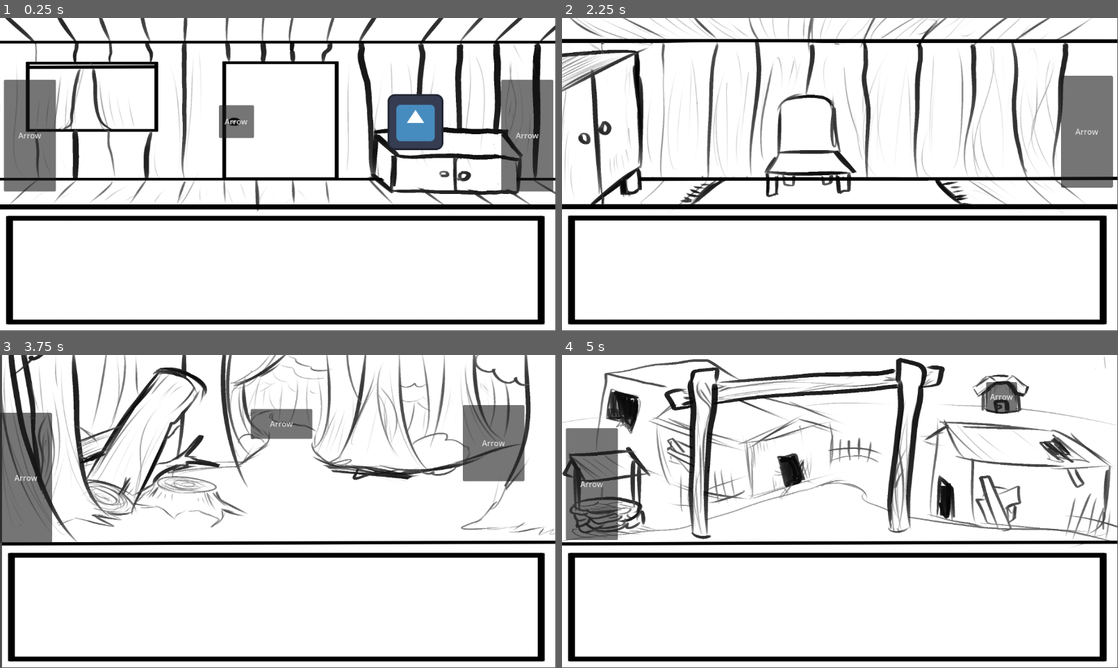
Above: before the commit, frames 1-4 (two rows, left to right).
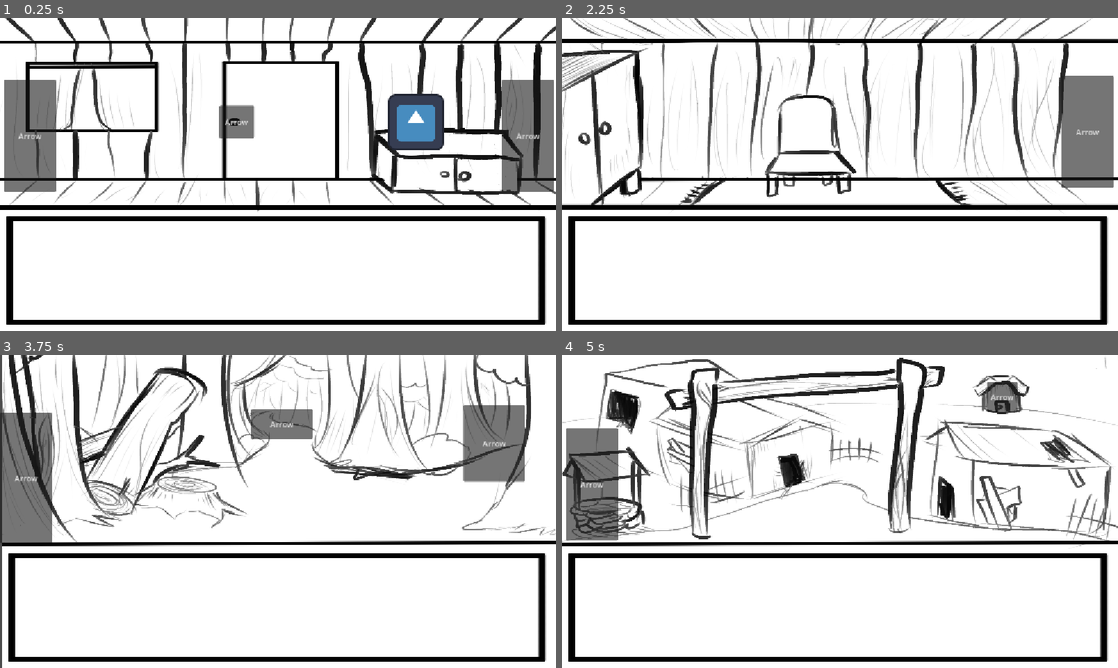
Above: after the commit, the same moments.

Repository: GinoFrappicino/BreakTheCycle
Game: Godot game, scene res://main.tscn
Two runs of this game, one before a commit and one after it. Both use one fixed random seed, a clock stepped at 60 frames per second and the inputs below. The engine's default icon, where the game draws it, is replaced by a stand-in: a white triangle on a blue panel in a dark square.
Inputs:
- Up to frame 1 (0.25 s): no input
- Up to frame 2 (2.25 s): click "Arrow" at 0.5 s; click "Arrow" at 1.25 s; click "Arrow" at 2 s
- Up to frame 3 (3.75 s): click "Arrow" at 2.75 s; click "Arrow" at 3.5 s
- Up to frame 4 (5 s): click "Arrow" at 4.25 s
The window is 799x449 before the commit and 800x450 after it. Grey fills any space a smaller window leaves; there, only what the larger window draws over its background counts as a difference.

The runs differ from the first frame. In frame 1, 6.0% of the frame differs, in the area x 0-100%, y 0-98%; in frame 2, 6.6%; in frame 3, 6.8%; in frame 4, 7.5%.

Commit message:
Added Main_menu

Diff:
--- /dev/null
+++ b/main_menu.tscn
@@ -0,0 +1,257 @@
+[gd_scene load_steps=8 format=3 uid="uid://bux2tb3i67vwr"]
+
+[sub_resource type="StyleBoxTexture" id="StyleBoxTexture_7vrkn"]
+modulate_color = Color(0.5092862, 0.5092861, 0.5092864, 1)
+
+[sub_resource type="StyleBoxFlat" id="StyleBoxFlat_06t4h"]
+bg_color = Color(0.96035105, 0.96035105, 0.96035093, 1)
+corner_radius_top_left = 16
+corner_radius_top_right = 16
+corner_radius_bottom_right = 16
+corner_radius_bottom_left = 16
+
+[sub_resource type="StyleBoxFlat" id="StyleBoxFlat_7vrkn"]
+bg_color = Color(0.30805495, 0.34340638, 0.32260716, 1)
+corner_radius_top_left = 16
+corner_radius_top_right = 16
+corner_radius_bottom_right = 16
+corner_radius_bottom_left = 16
+shadow_size = 5
+
+[sub_resource type="StyleBoxFlat" id="StyleBoxFlat_fu7sn"]
+bg_color = Color(0.4937678, 0.45947313, 0.4764526, 1)
+corner_radius_top_left = 16
+corner_radius_top_right = 16
+corner_radius_bottom_right = 16
+corner_radius_bottom_left = 16
+shadow_size = 5
+
+[sub_resource type="StyleBoxEmpty" id="StyleBoxEmpty_06t4h"]
+
+[sub_resource type="StyleBoxLine" id="StyleBoxLine_fu7sn"]
+color = Color(1, 1, 1, 1)
+thickness = 8
+
+[sub_resource type="StyleBoxFlat" id="StyleBoxFlat_jix8l"]
+bg_color = Color(0.32574195, 0.4238702, 0.72385114, 1)
+
+[node name="MainMenu" type="Control"]
+layout_mode = 3
+anchors_preset = 15
+anchor_right = 1.0
+anchor_bottom = 1.0
+grow_horizontal = 2
+grow_vertical = 2
+
+[node name="Background" type="Panel" parent="."]
+layout_mode = 1
+anchors_preset = 15
+anchor_right = 1.0
+anchor_bottom = 1.0
+grow_horizontal = 2
+grow_vertical = 2
+theme_override_styles/panel = SubResource("StyleBoxTexture_7vrkn")
+
+[node name="MainButtons" type="VBoxContainer" parent="."]
+visible = false
+layout_mode = 1
+anchors_preset = 8
+anchor_left = 0.5
+anchor_top = 0.5
+anchor_right = 0.5
+anchor_bottom = 0.5
+offset_left = -210.0
+offset_top = -41.0
+offset_right = 208.0
+offset_bottom = 247.0
+grow_horizontal = 2
+grow_vertical = 2
+theme_override_constants/separation = 9
+
+[node name="Button" type="Button" parent="MainButtons"]
+layout_mode = 2
+size_flags_vertical = 3
+theme_override_colors/font_color = Color(0.014275181, 0.014275239, 0.0142751895, 1)
+theme_override_colors/font_focus_color = Color(0, 0, 0, 1)
+theme_override_colors/font_pressed_color = Color(0, 0, 0, 1)
+theme_override_colors/font_hover_color = Color(0, 0, 0, 1)
+theme_override_font_sizes/font_size = 40
+theme_override_styles/normal = SubResource("StyleBoxFlat_06t4h")
+theme_override_styles/pressed = SubResource("StyleBoxFlat_7vrkn")
+theme_override_styles/hover = SubResource("StyleBoxFlat_fu7sn")
+theme_override_styles/focus = SubResource("StyleBoxEmpty_06t4h")
+text = "Start Game"
+
+[node name="Button2" type="Button" parent="MainButtons"]
+layout_mode = 2
+size_flags_vertical = 3
+theme_override_colors/font_color = Color(0.014275181, 0.014275239, 0.0142751895, 1)
+theme_override_colors/font_focus_color = Color(0, 0, 0, 1)
+theme_override_colors/font_pressed_color = Color(0, 0, 0, 1)
+theme_override_colors/font_hover_color = Color(0, 0, 0, 1)
+theme_override_font_sizes/font_size = 40
+theme_override_styles/normal = SubResource("StyleBoxFlat_06t4h")
+theme_override_styles/pressed = SubResource("StyleBoxFlat_7vrkn")
+theme_override_styles/hover = SubResource("StyleBoxFlat_fu7sn")
+theme_override_styles/focus = SubResource("StyleBoxEmpty_06t4h")
+text = "Options
+"
+
+[node name="Button3" type="Button" parent="MainButtons"]
+layout_mode = 2
+size_flags_vertical = 3
+theme_override_colors/font_color = Color(0.014275181, 0.014275239, 0.0142751895, 1)
+theme_override_colors/font_focus_color = Color(0, 0, 0, 1)
+theme_override_colors/font_pressed_color = Color(0, 0, 0, 1)
+theme_override_colors/font_hover_color = Color(0, 0, 0, 1)
+theme_override_font_sizes/font_size = 40
+theme_override_styles/normal = SubResource("StyleBoxFlat_06t4h")
+theme_override_styles/pressed = SubResource("StyleBoxFlat_7vrkn")
+theme_override_styles/hover = SubResource("StyleBoxFlat_fu7sn")
+theme_override_styles/focus = SubResource("StyleBoxEmpty_06t4h")
+text = "Exit
+"
+
+[node name="Label" type="Label" parent="."]
+layout_mode = 1
+anchors_preset = -1
+anchor_left = 0.5
+anchor_top = 0.5
+anchor_right = 0.5
+anchor_bottom = 0.5
+offset_left = -151.5
+offset_top = -198.0
+offset_right = 151.5
+offset_bottom = -133.0
+grow_horizontal = 2
+grow_vertical = 2
+theme_override_colors/font_shadow_color = Color(0, 0, 0, 0)
+theme_override_constants/shadow_offset_x = 10
+theme_override_font_sizes/font_size = 80
+text = "Lupine Eclipse"
+horizontal_alignment = 1
+vertical_alignment = 1
+
+[node name="AudioStreamPlayer" type="AudioStreamPlayer" parent="."]
+autoplay = true
+
+[node name="Options" type="Panel" parent="."]
+layout_mode = 1
+anchors_preset = 8
+anchor_left = 0.5
+anchor_top = 0.5
+anchor_right = 0.5
+anchor_bottom = 0.5
+offset_left = -282.0
+offset_top = -92.0
+offset_right = 290.0
+offset_bottom = 268.0
+grow_horizontal = 2
+grow_vertical = 2
+
+[node name="Label" type="Label" parent="Options"]
+layout_mode = 0
+offset_right = 571.0
+offset_bottom = 48.0
+theme_override_font_sizes/font_size = 32
+text = "Options"
+horizontal_alignment = 1
+vertical_alignment = 1
+
+[node name="Back" type="Button" parent="Options/Label"]
+layout_mode = 0
+offset_left = 131.0
+offset_top = 270.0
+offset_right = 457.0
+offset_bottom = 353.0
+size_flags_vertical = 3
+theme_override_colors/font_color = Color(0.014275181, 0.014275239, 0.0142751895, 1)
+theme_override_colors/font_focus_color = Color(0, 0, 0, 1)
+theme_override_colors/font_pressed_color = Color(0, 0, 0, 1)
+theme_override_colors/font_hover_color = Color(0, 0, 0, 1)
+theme_override_font_sizes/font_size = 40
+theme_override_styles/normal = SubResource("StyleBoxFlat_06t4h")
+theme_override_styles/pressed = SubResource("StyleBoxFlat_7vrkn")
+theme_override_styles/hover = SubResource("StyleBoxFlat_fu7sn")
+theme_override_styles/focus = SubResource("StyleBoxEmpty_06t4h")
+text = "Back
+"
+
+[node name="VBoxContainer" type="VBoxContainer" parent="Options"]
+layout_mode = 1
+anchors_preset = 8
+anchor_left = 0.5
+anchor_top = 0.5
+anchor_right = 0.5
+anchor_bottom = 0.5
+offset_left = -166.0
+offset_top = -156.0
+offset_right = 201.78314
+offset_bottom = 93.0
+grow_horizontal = 2
+grow_vertical = 2
+theme_override_constants/separation = 15
+
+[node name="HBoxContainer" type="HBoxContainer" parent="Options/VBoxContainer"]
+layout_mode = 2
+
+[node name="Label" type="Label" parent="Options/VBoxContainer/HBoxContainer"]
+layout_mode = 2
+text = "Music Volume
+"
+horizontal_alignment = 1
+
+[node name="AudioControl" type="HSlider" parent="Options/VBoxContainer/HBoxContainer"]
+layout_mode = 2
+size_flags_vertical = 6
+theme_override_styles/slider = SubResource("StyleBoxLine_fu7sn")
+theme_override_styles/grabber_area = SubResource("StyleBoxFlat_jix8l")
+theme_override_styles/grabber_area_highlight = SubResource("StyleBoxFlat_jix8l")
+max_value = 1.0
+step = 0.05
+value = 1.0
+
+[node name="VBoxContainer2" type="VBoxContainer" parent="Options/VBoxContainer"]
+layout_mode = 2
+theme_override_constants/separation = -2
+
+[node name="Label" type="Label" parent="Options/VBoxContainer/VBoxContainer2"]
+layout_mode = 2
+text = "3D Scale
+"
+horizontal_alignment = 1
+
+[node name="ScaleControl" type="OptionButton" parent="Options/VBoxContainer/VBoxContainer2"]
+layout_mode = 2
+selected = 0
+item_count = 4
+popup/item_0/text = "Ultra"
+popup/item_0/id = 0
+popup/item_1/text = "High"
+popup/item_1/id = 1
+popup/item_2/text = "Medium"
+popup/item_2/id = 2
+popup/item_3/text = "Low"
+popup/item_3/id = 3
+
+[node name="VBoxContainer3" type="VBoxContainer" parent="Options/VBoxContainer"]
+layout_mode = 2
+theme_override_constants/separation = -2
+
+[node name="Label" type="Label" parent="Options/VBoxContainer/VBoxContainer3"]
+layout_mode = 2
+text = "Fullscreen
+"
+horizontal_alignment = 1
+
+[node name="FullScreen" type="CheckButton" parent="Options/VBoxContainer/VBoxContainer3"]
+layout_mode = 2
+text = "Fullscreen "
+
+[connection signal="pressed" from="MainButtons/Button" to="." method="_on_start_pressed"]
+[connection signal="pressed" from="MainButtons/Button2" to="." method="_on_settings_pressed"]
+[connection signal="pressed" from="MainButtons/Button3" to="." method="_on_exit_pressed"]
+[connection signal="pressed" from="Options/Label/Back" to="." method="_on_back_options_pressed"]
+[connection signal="value_changed" from="Options/VBoxContainer/HBoxContainer/AudioControl" to="Options/VBoxContainer/HBoxContainer/AudioControl" method="_on_value_changed"]
+[connection signal="item_selected" from="Options/VBoxContainer/VBoxContainer2/ScaleControl" to="." method="_on_item_selected"]
+[connection signal="toggled" from="Options/VBoxContainer/VBoxContainer3/FullScreen" to="." method="_on_toggled"]
--- a/project.godot
+++ b/project.godot
@@ -19,3 +19,7 @@
 
 GlobalInventory="*res://GlobalInventory.gd"
 Inventory="*res://Inventory/inventory.tscn"
+
+[display]
+
+window/stretch/mode="canvas_items"
